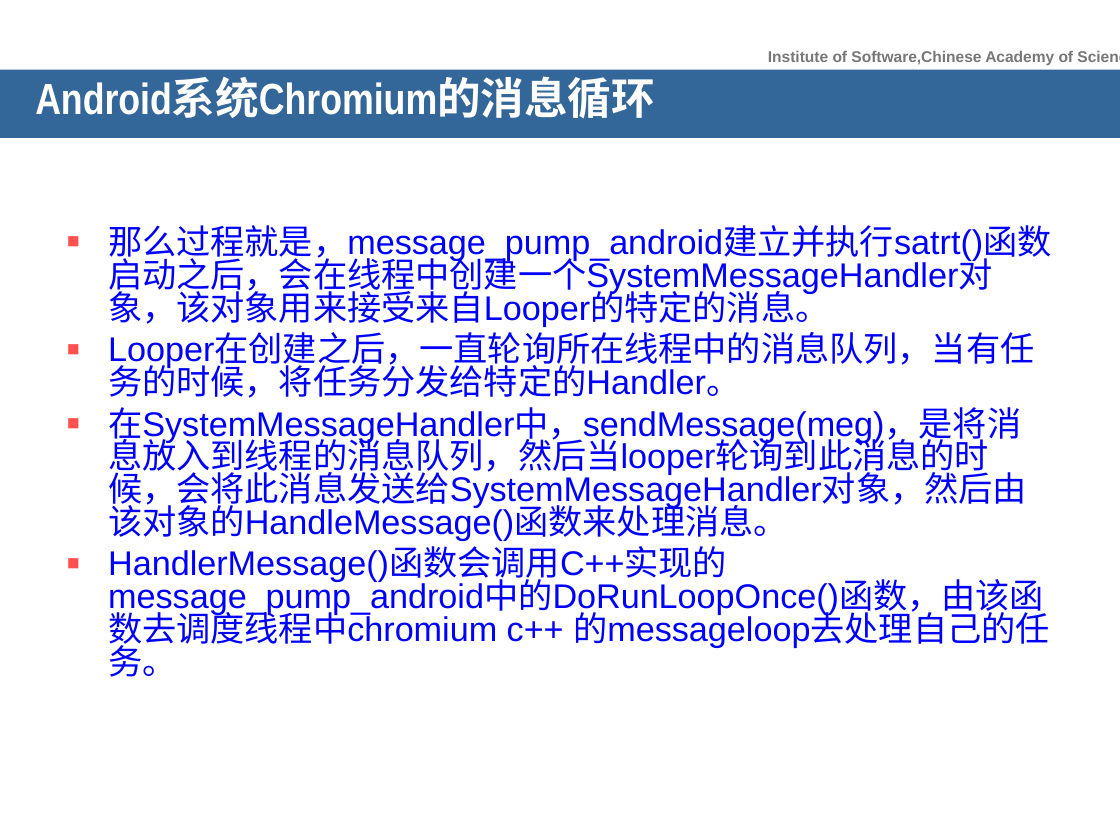
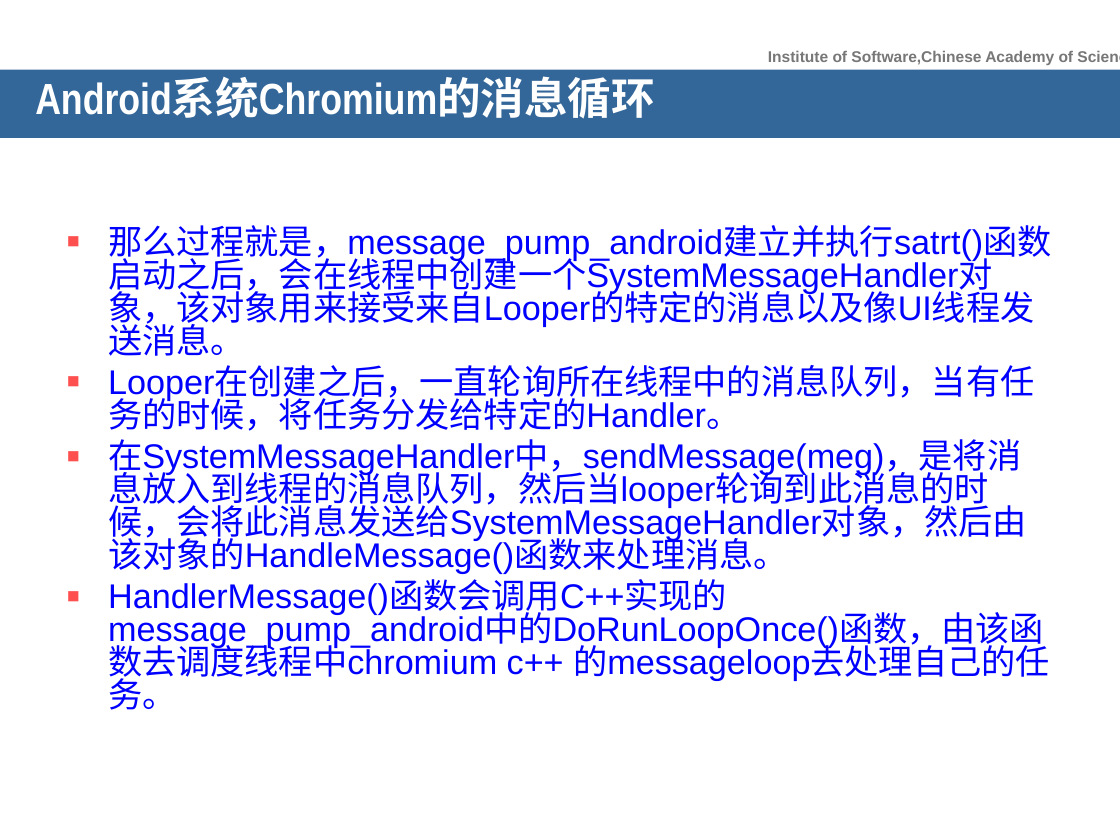
Before and after one commit to songxiaoyuan/MyOrdinaryFiles, a slide deck: slide 11 of Chromium及node-webkit分析/Android的消息循环.ppt (slide 10 before the commit). Drawn at 1120x840 pixels with LibreOffice and Linux fonts; fonts in the diff are those of the drawing; background and template pictures are left out. Boxes give left, top, right and bottom in pixels: in the first picture for what was removed or moved away, otherwise in the second. Text is boxed around its words. In the diff, an @@ line names an element or a change of style, - is before the commit and + after.

```diff
--- a/Chromium及node-webkit分析/Android的消息循环.ppt
+++ b/Chromium及node-webkit分析/Android的消息循环.ppt
@@ text at [108,225,1051,356]: text changed @@
-▪ 那么过程就是，message_pump_android建立并执行satrt()函数启动之后，会在线程中创建一个SystemMessageHandler对象，该对象用来接受来自Looper的特定的消息。
+▪ 那么过程就是，message_pump_android建立并执行satrt()函数启动之后，会在线程中创建一个SystemMessageHandler对象，该对象用来接受来自Looper的特定的消息以及像UI线程发送消息。
```
Also in this commit, not shown: 2 other slides changed, 1 slide added, 1 other file.
